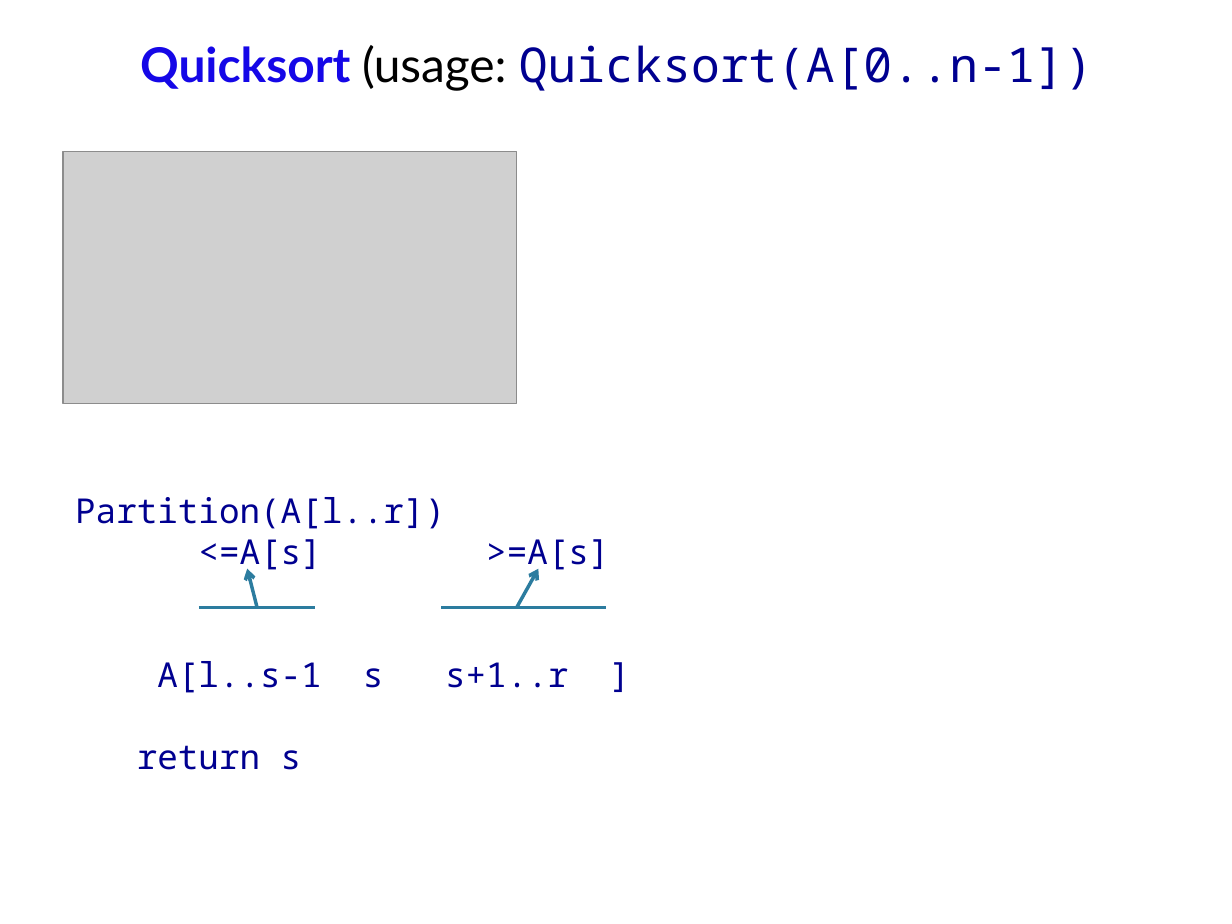
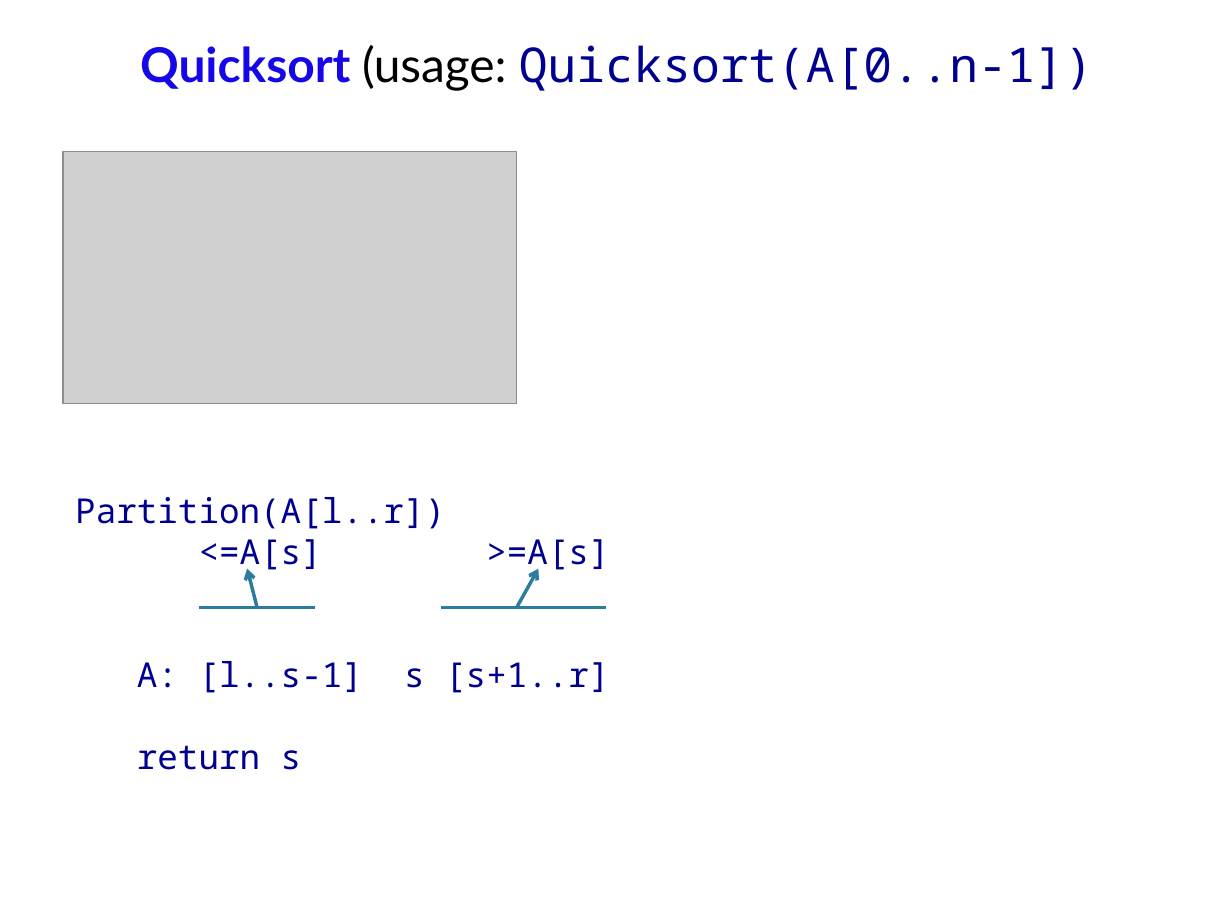
Before and after one commit to anhvir/c207, a slide deck: slide 13 of ws8.pptx. Drawn at 1232x924 pixels with LibreOffice and Linux fonts; fonts in the diff are those of the drawing; grey boxes stand for pictures; background and template pictures are left out. Boxes give left, top, right and bottom in pixels: in the first picture for what was removed or moved away, otherwise in the second. Text is boxed around its words. In the diff, an @@ line names an element or a change of style, - is before the commit and + after.

```diff
--- a/ws8.pptx
+++ b/ws8.pptx
@@ text at (199, 661, 609, 693): text changed @@
-A[l..s-1 s s+1..r ]
+A: [l..s-1] s [s+1..r]
```
Also in this commit, not shown: 18 other slides changed, 1 slide removed, 2 other files.
